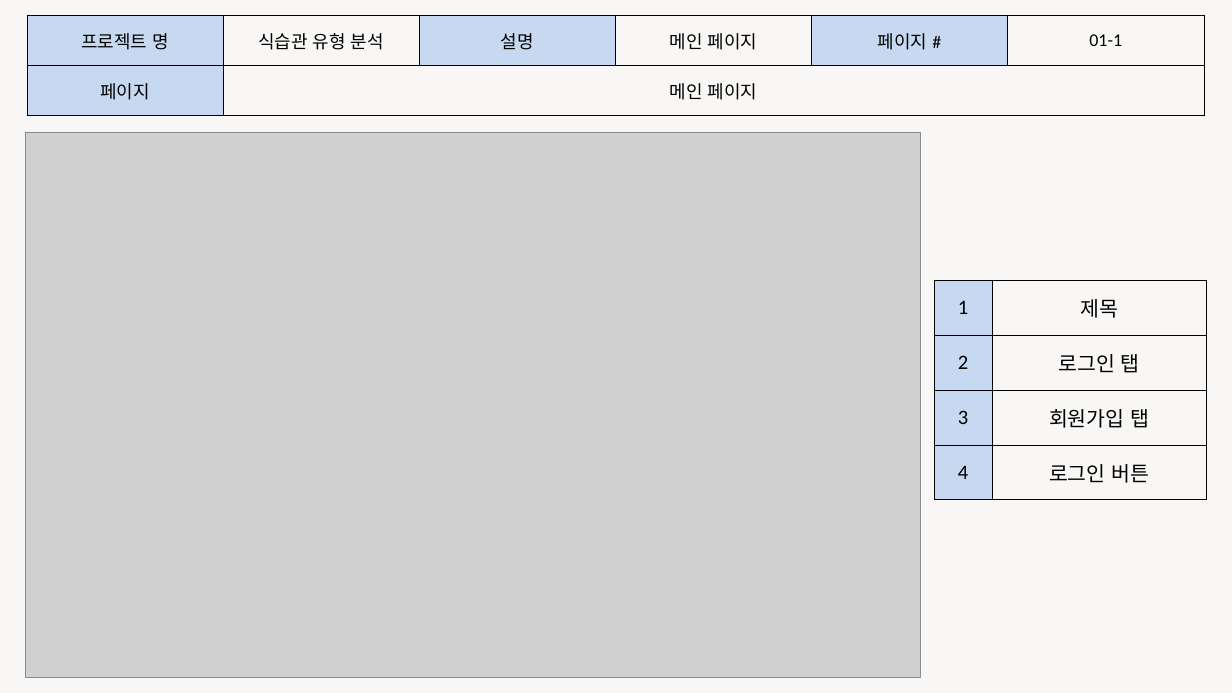
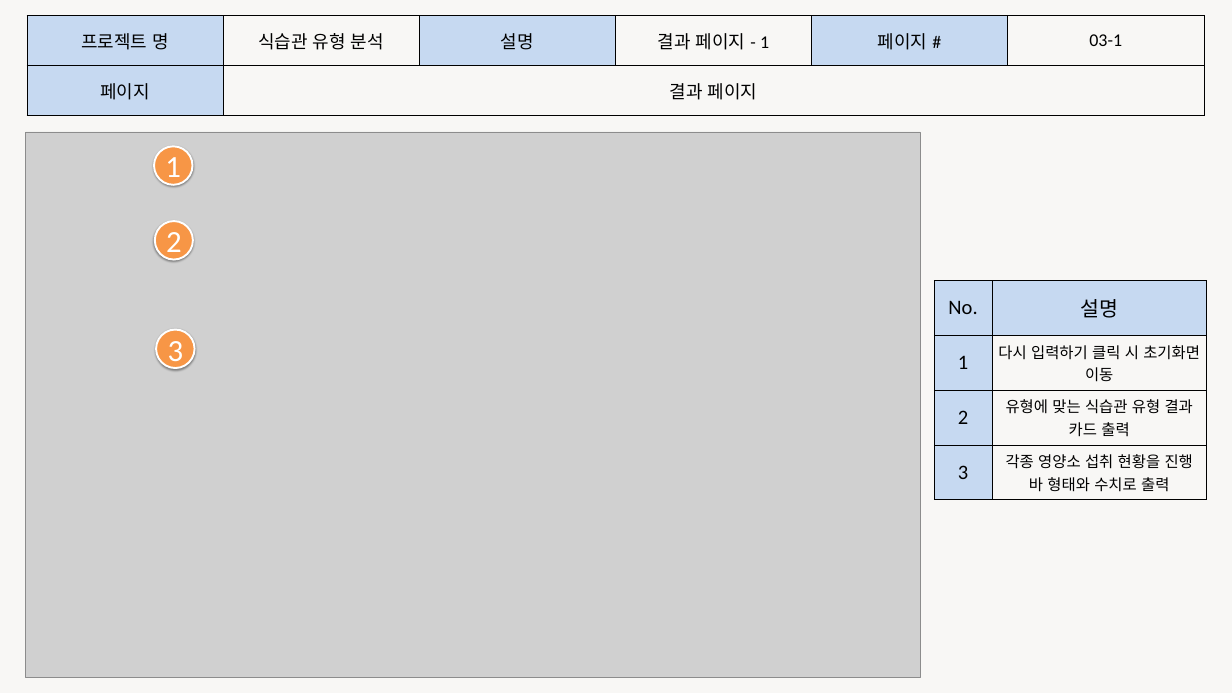
Before and after one commit to junsu8282/parkjunsu, a slide deck: slide 4 of 1차 프로젝트/3. 화면설계서_박준수.pptx. Drawn at 1232x693 pixels with LibreOffice and Linux fonts; fonts in the diff are those of the drawing; grey boxes stand for pictures. Boxes give left, top, right and bottom in pixels: in the first picture for what was removed or moved away, otherwise in the second. Text is boxed around its words. In the diff, an @@ line names an element or a change of style, - is before the commit and + after.

Commit message:
화면 설계서 완성

```diff
--- a/1차 프로젝트/3. 화면설계서_박준수.pptx
+++ b/1차 프로젝트/3. 화면설계서_박준수.pptx
@@ table at <box>27,15,1205,115</box> @@
-row 1, column 4: 메인 페이지
+row 1, column 4: 결과 페이지 - 1
-row 1, column 6: 01-1
+row 1, column 6: 03-1
-row 2, column 2: 메인 페이지
+row 2, column 2: 결과 페이지
@@ ellipse added at <box>154,146,192,185</box>, fill #F79646, outline #FFFFFF 3 pt, 48 pt, text #FFFFFF @@
+1
@@ ellipse added at <box>155,221,193,259</box>, fill #F79646, outline #FFFFFF 3 pt, 48 pt, text #FFFFFF @@
+2
@@ table at <box>934,280,1206,500</box> @@
-row 1, column 1: 1
+row 1, column 1: No.
-row 1, column 2: 제목
+row 1, column 2: 설명
-row 2, column 1: 2
+row 2, column 1: 1
-row 2, column 2: 로그인 탭
+row 2, column 2: 다시 입력하기 클릭 시 초기화면 이동
-row 3, column 1: 3
+row 3, column 1: 2
-row 3, column 2: 회원가입 탭
+row 3, column 2: 유형에 맞는 식습관 유형 결과 카드 출력
-row 4, column 1: 4
+row 4, column 1: 3
-row 4, column 2: 로그인 버튼
+row 4, column 2: 각종 영양소 섭취 현황을 진행 바 형태와 수치로 출력
@@ fill none to #C6D9F1 in row 1, column 2 @@
@@ ellipse added at <box>156,329,194,368</box>, fill #F79646, outline #FFFFFF 3 pt, 48 pt, text #FFFFFF @@
+3
```
Also in this commit, not shown: 4 other slides changed.
